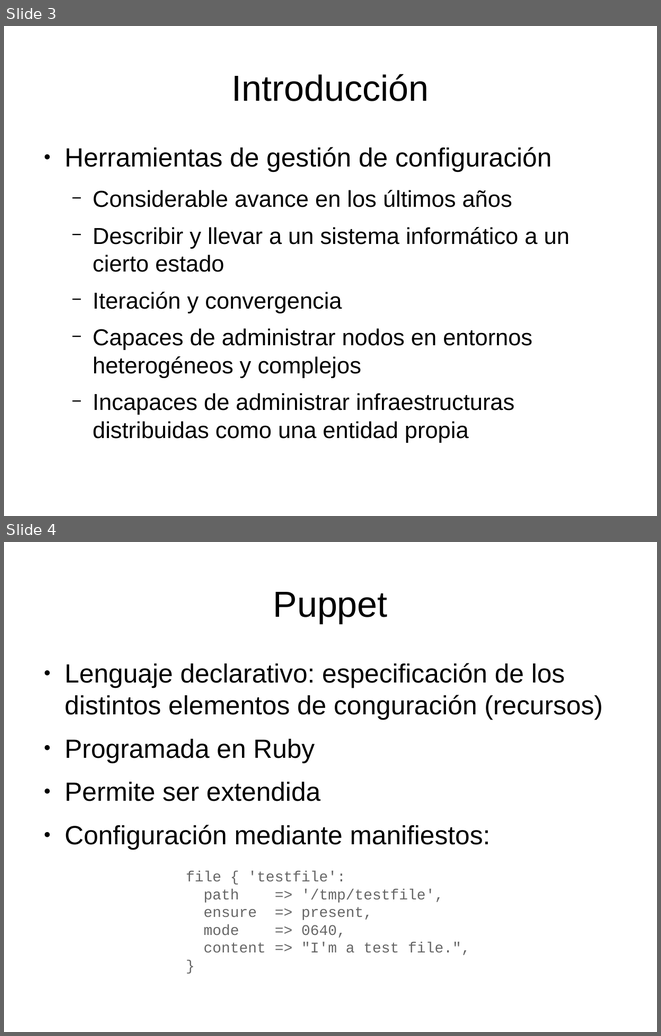
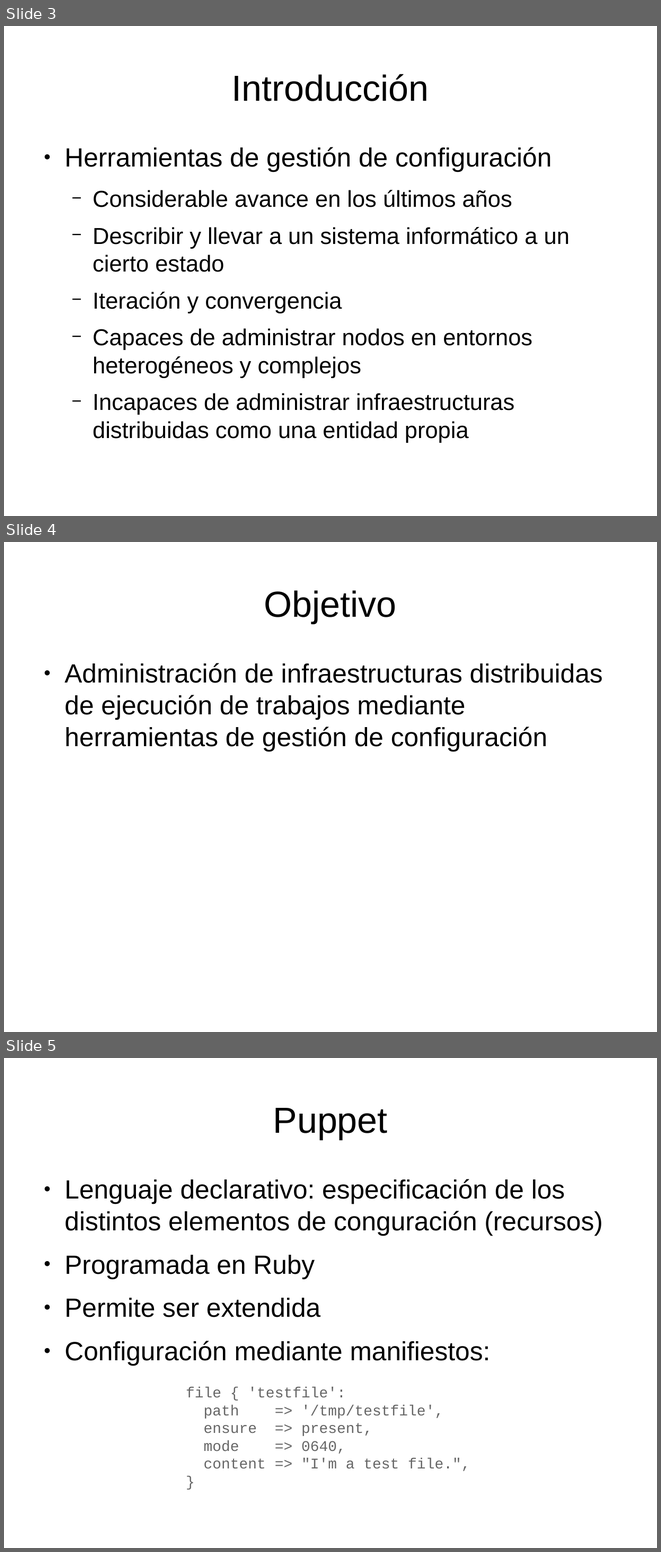
Before and after one commit to dcere/pfc, a slide deck: adm/presentacion/presentacion.odp. Shown one above the other, each under a label of ours: slides 3 and 4 before the commit, slides 3, 4 and 5 after it. The pictures are 661x1036 and 661x1552 pixels, drawn with LibreOffice and Linux fonts; fonts in the diff are those of the drawing. Boxes give left, top, right and bottom in pixels: in the first picture for what was removed or moved away, otherwise in the second. Text is boxed around its words. In the diff, an @@ line names an element or a change of style, - is before the commit and + after.

```diff
--- a/adm/presentacion/presentacion.odp
+++ b/adm/presentacion/presentacion.odp
@@ slide 4 added at <box>4,542,657,1032</box>, background #FFFFFF @@
@@ title added at <box>264,590,397,623</box>, 44 pt, text #000000 @@
+Objetivo
@@ text added at <box>64,663,603,751</box>, 32 pt, text #000000 @@
+● Administración de infraestructuras distribuidas de ejecución de trabajos mediante herramientas de gestión de configuración
@@ what was slide 4 is now slide 5 @@
```
Also in this commit, not shown: 1 slide changed, 2 other slides added, 1 other file.
